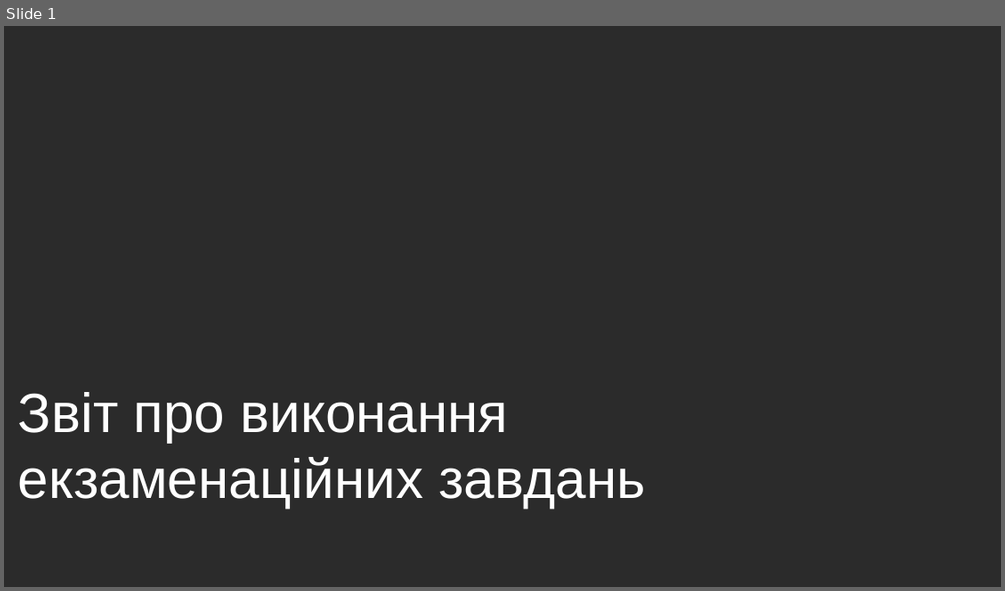
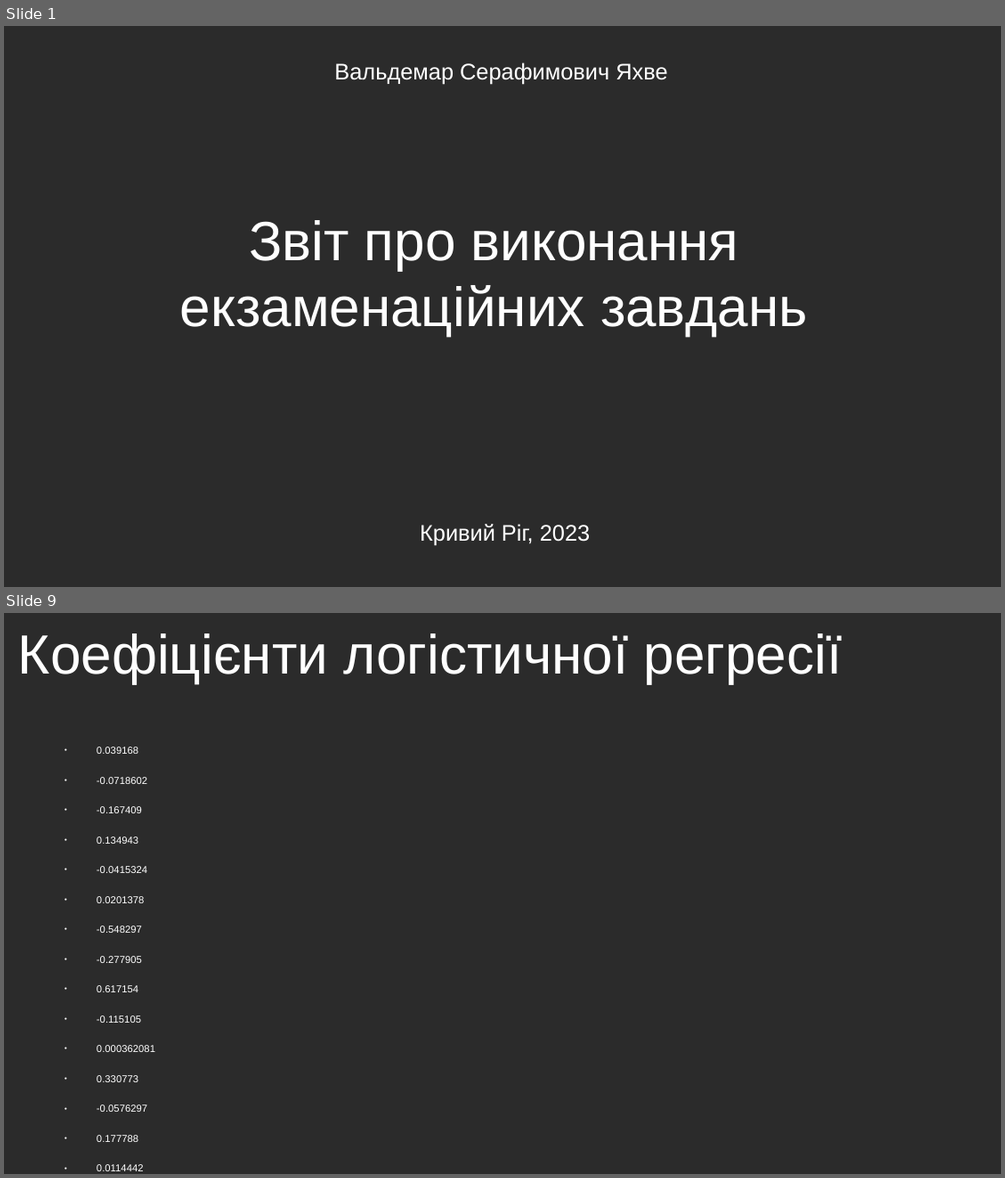
Before and after one commit to semerikov2024/i20, a slide deck: Bank Marketing/presentation.odp. Shown one above the other, each under a label of ours: slide 1 before the commit, slides 1 and 9 after it; the slides between them are not shown. The pictures are 1005x591 and 1005x1178 pixels, drawn with LibreOffice and Linux fonts; fonts in the diff are those of the drawing; background and template pictures are left out; a plain dark background stands for a picture behind light text. Boxes give left, top, right and bottom in pixels: in the first picture for what was removed or moved away, otherwise in the second. Text is boxed around its words. In the diff, an @@ line names an element or a change of style, - is before the commit and + after.

```diff
--- a/Bank Marketing/presentation.odp
+++ b/Bank Marketing/presentation.odp
@@ slide 9 added at <box>4,613,1001,1174</box>, background picture (left out) @@
@@ title added at <box>18,633,842,684</box>, 44 pt, text #FFFFFF @@
+Коефіцієнти логістичної регресії
@@ text added at <box>97,747,155,1171</box>, 8 pt, text #FFFFFF @@
+● 0.039168
+● -0.0718602
+● -0.167409
+● 0.134943
+● -0.0415324
+● 0.0201378
+● -0.548297
+● -0.277905
+● 0.617154
+● -0.115105
+● 0.000362081
+● 0.330773
+● -0.0576297
+● 0.177788
+● 0.0114442
+● 0.535946
+● -2.08046
@@ slide 1 changed as well @@
@@ text added at <box>334,62,667,85</box>, 18 pt, text #FFFFFF @@
+Вальдемар Серафимович Яхве
@@ title "Звіт про виконання екзаменаційних завдань": place and size @@
-title "Звіт про виконання екзаменаційних завдань" at <box>18,392,646,507</box>
+title "Звіт про виконання екзаменаційних завдань" at <box>180,220,808,337</box>
@@ title "Звіт про виконання екзаменаційних завдань" at <box>180,220,808,337</box>: alignment left to centre @@
@@ text added at <box>420,524,590,546</box>, 18 pt, text #FFFFFF @@
+Кривий Ріг, 2023
```
Also in this commit, not shown: 7 other slides added, 1 slide removed, 6 other files.
